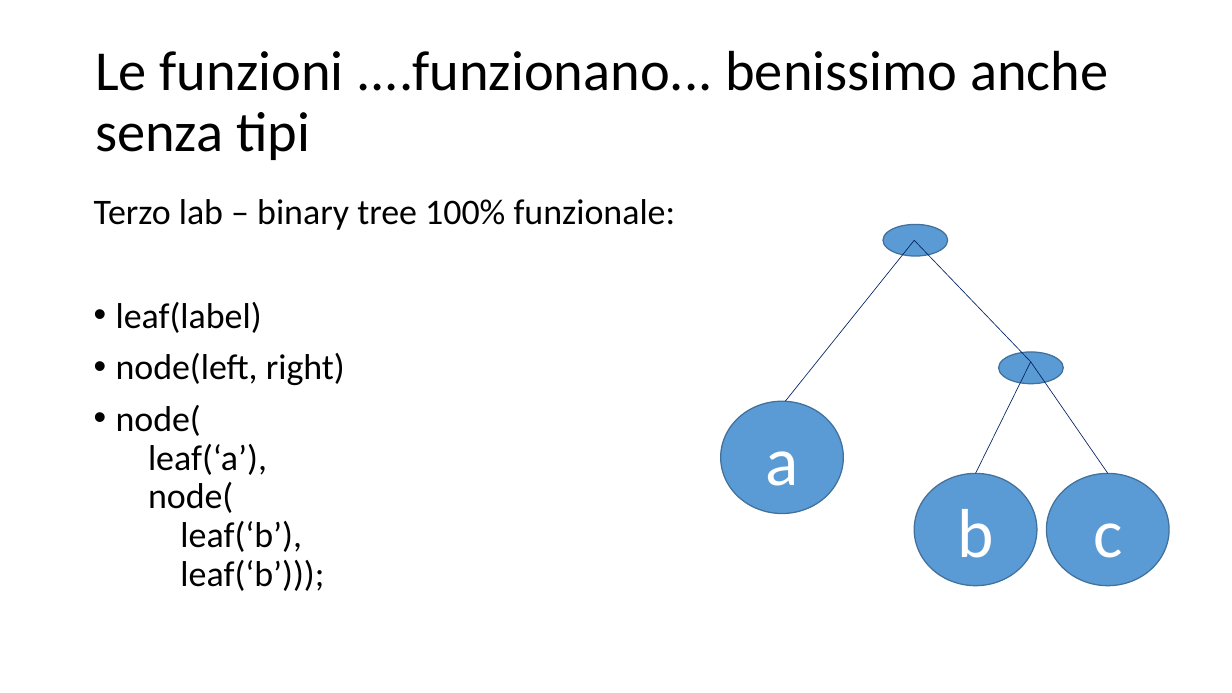
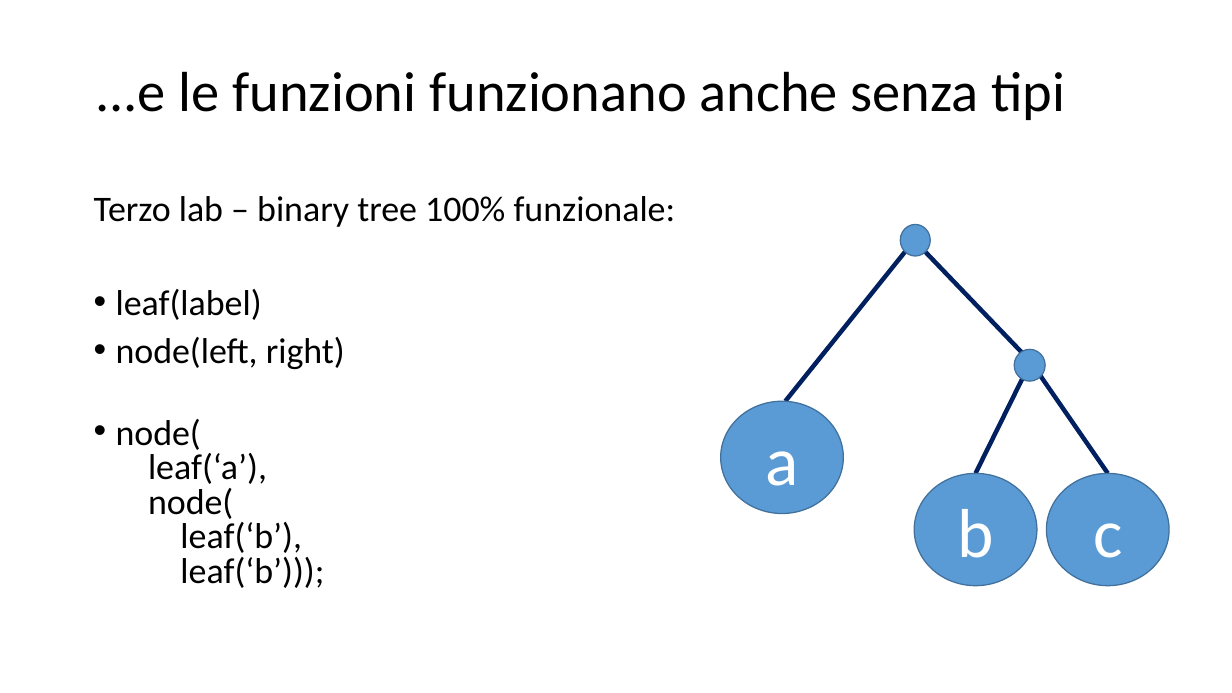
Before and after one commit to Muzietto/funzionale-alla-statale, a slide deck: slide 8 of funzionale-alla-statale.ppt. Drawn at 1232x693 pixels with LibreOffice and Linux fonts; fonts in the diff are those of the drawing. Boxes give left, top, right and bottom in pixels: in the first picture for what was removed or moved away, otherwise in the second. Text is boxed around its words. In the diff, an @@ line names an element or a change of style, - is before the commit and + after.

```diff
--- a/funzionale-alla-statale.ppt
+++ b/funzionale-alla-statale.ppt
@@ title at (x1=95, y1=71, x2=1065, y2=120): text changed @@
-Le funzioni ....funzionano... benissimo anche senza tipi
+...e le funzioni funzionano anche senza tipi
@@ text "Terzo lab – binary tree ..." at (x1=94, y1=196, x2=676, y2=588): line spacing 0.9 to 0.8 @@
@@ ellipse resized from (x1=883, y1=224, x2=948, y2=256) to (x1=900, y1=224, x2=929, y2=256) @@
@@ line (785, 401) - (914, 240): stroke #002060 0.51 pt to #002060 3.49 pt @@
@@ line (1031, 361) - (914, 240): stroke #002060 0.51 pt to #002060 3.49 pt @@
@@ ellipse resized from (x1=998, y1=352, x2=1063, y2=383) to (x1=1014, y1=349, x2=1045, y2=380) @@
@@ line (975, 473) - (1031, 361): stroke #002060 0.51 pt to #002060 3.49 pt @@
@@ line (1107, 473) - (1031, 361): stroke #002060 0.51 pt to #002060 3.49 pt @@
```
Also in this commit, not shown: 6 other slides changed, 1 slide added, 1 slide removed, 5 other files.
